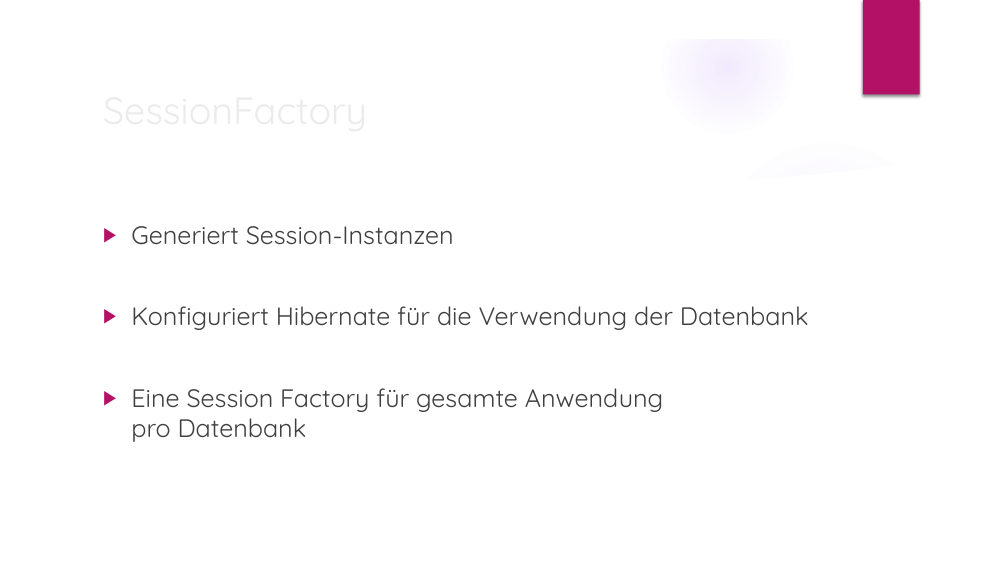
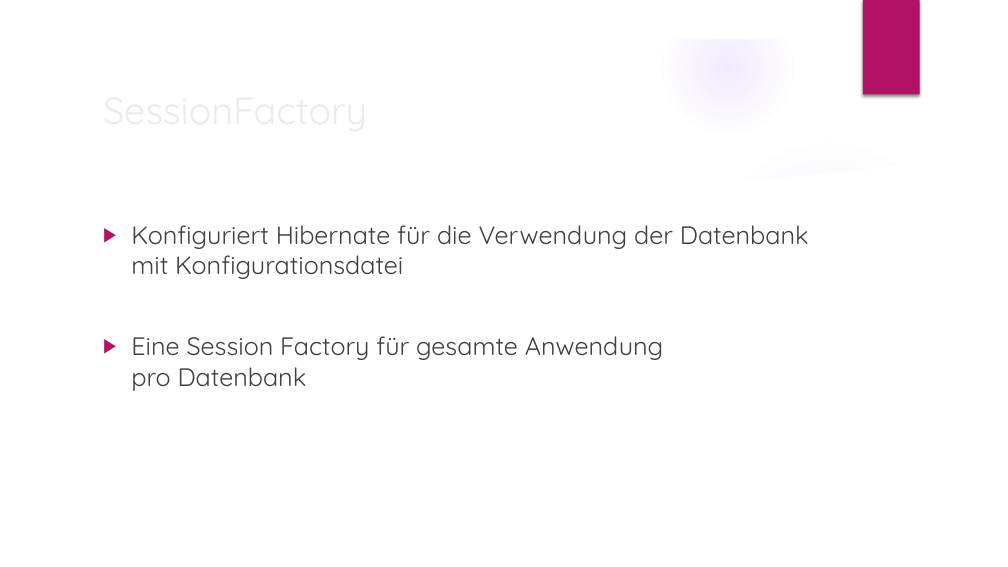
Before and after one commit to JannikAdam97/hibernate_eportfolio, a slide deck: slide 10 of hib.pptx (slide 11 before the commit). Drawn at 1008x567 pixels with LibreOffice and Linux fonts; fonts in the diff are those of the drawing; background and template pictures are left out. Boxes give left, top, right and bottom in pixels: in the first picture for what was removed or moved away, otherwise in the second. Text is boxed around its words. In the diff, an @@ line names an element or a change of style, - is before the commit and + after.

Commit message:
Hibernate Presentation v2

```diff
--- a/hib.pptx
+++ b/hib.pptx
@@ text at box(131, 225, 809, 279): text changed @@
-▶ Generiert Session-Instanzen
-▶ Konfiguriert Hibernate für die Verwendung der Datenbank
+▶ Konfiguriert Hibernate für die Verwendung der Datenbank mit Konfigurationsdatei
```
Also in this commit, not shown: 2 other slides changed, 2 slides removed, 1 other file.
